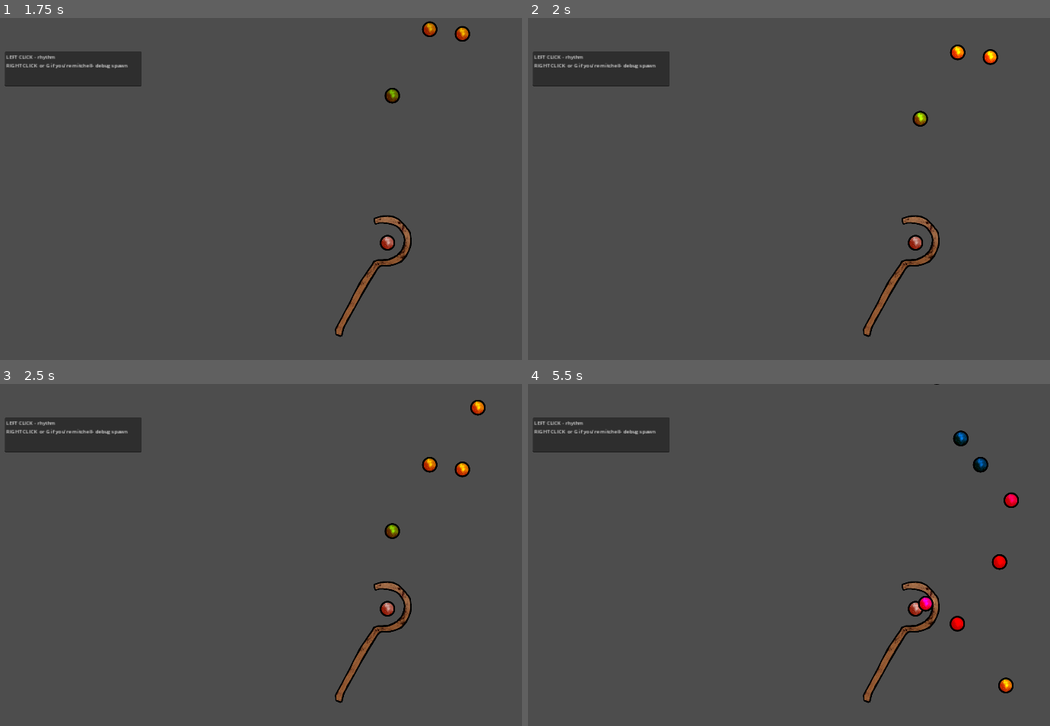
Above: before the commit, frames 1-4 (two rows, left to right).
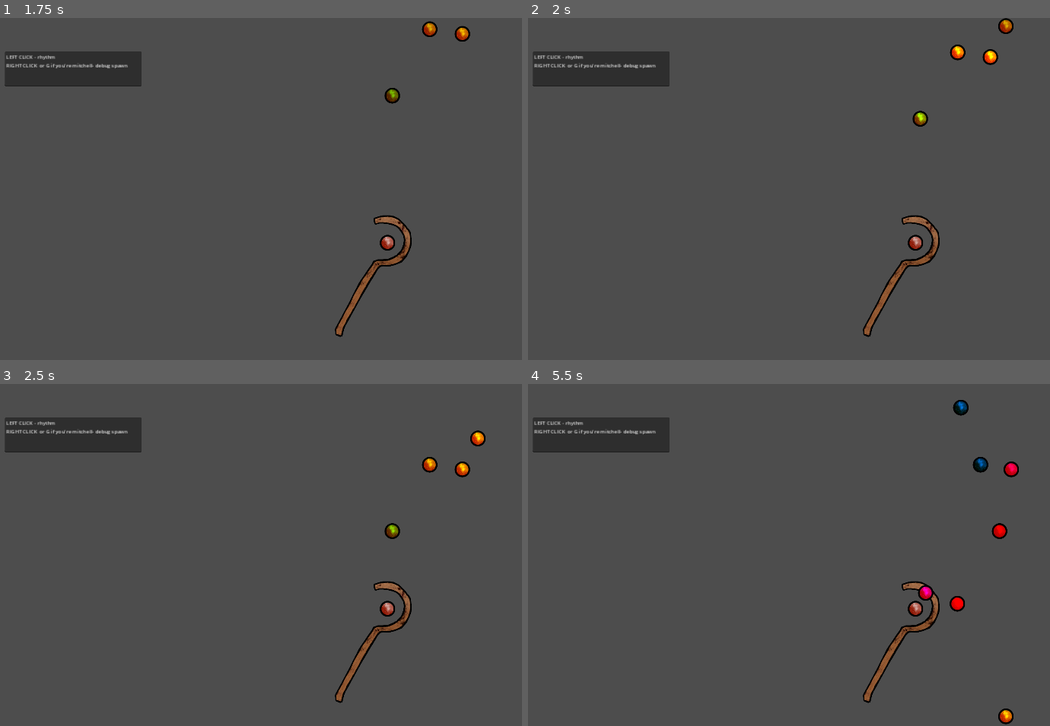
Above: after the commit, the same moments.

Repository: mhogle25/ld55-gonefishin
Game: Godot game, scene res://scenes/fishing_minigame_prototype.tscn
Two runs of this game, one before a commit and one after it. Both use one fixed random seed, a clock stepped at 60 frames per second and the inputs below.
Inputs (mouse positions are in pixels of both pictures, inside the frame that each line leads up to):
- Up to frame 1 (1.75 s): tap Enter at 0.5 s; move the mouse to (381, 171) at 0.52 s; click (381, 171) at 0.6 s; move the mouse to (125, 206) at 1.27 s; right-click (125, 206) at 1.35 s
- Up to frame 2 (2 s): no input
- Up to frame 3 (2.5 s): move the mouse to (307, 479) at 2.02 s; click (307, 479) at 2.1 s
- Up to frame 4 (5.5 s): move the mouse to (747, 623) at 2.77 s; right-click (747, 623) at 2.85 s; move the mouse to (961, 606) at 3.52 s; click (961, 606) at 3.6 s; move the mouse to (595, 503) at 4.27 s; right-click (595, 503) at 4.35 s; move the mouse to (804, 555) at 5.02 s; click (804, 555) at 5.1 s

Frame 1 is identical in both runs. In frame 2, 0.1% of the frame differs, in the area x 90-94%, y 0-5%; in frame 3, 0.2%; in frame 4, 1.3%, in the area x 74-95%, y 0-100%.

Commit message:
new particle texture
small adjustments

Diff:
--- a/assets/game_objects/note.tscn
+++ b/assets/game_objects/note.tscn
@@ -84,6 +84,15 @@
 "hit_feedback": SubResource("Animation_dnegp")
 }
 
+[sub_resource type="Gradient" id="Gradient_1oyxs"]
+offsets = PackedFloat32Array(0, 0.777518)
+colors = PackedColorArray(1, 1, 1, 1, 0, 0, 0, 0)
+
+[sub_resource type="GradientTexture2D" id="GradientTexture2D_lru72"]
+gradient = SubResource("Gradient_1oyxs")
+fill = 1
+fill_from = Vector2(0.5, 0.5)
+
 [node name="Note" type="Area2D"]
 collision_layer = 2
 collision_mask = 0
@@ -113,8 +122,11 @@
 
 [node name="ParticleSpawn" type="Marker2D" parent="."]
 script = ExtResource("3_0uofb")
-particle_texture = ExtResource("2_tj351")
+particle_texture = SubResource("GradientTexture2D_lru72")
+radius = 12
 
 [connection signal="hit" from="." to="." method="_on_hit"]
+[connection signal="free_note" from="ParticleSpawn" to="." method="_on_particle_spawn_free_note"]
 [connection signal="go_spawn" from="ParticleSpawn" to="ParticleSpawn" method="_on_go_spawn"]
+[connection signal="kill" from="ParticleSpawn" to="ParticleSpawn" method="_on_kill"]
 [connection signal="stop_spawn" from="ParticleSpawn" to="ParticleSpawn" method="_on_stop_spawn"]
--- a/scripts/ParticleEffectSpawn.gd
+++ b/scripts/ParticleEffectSpawn.gd
@@ -3,16 +3,18 @@
 @export var particle_texture : Texture
 signal go_spawn
 signal stop_spawn
+signal kill
+signal free_note
 var spawning : bool = false
 var particles_storage : Array
-var SPEED = 100.0
-var radius : int = 6
-var spawn_limit: int = 30
+@export var SPEED = 150.0
+@export var radius : int = 6
+@export var spawn_limit: int = 30
 var spawn_count: int = 0
 @export var spawn_margin : int = 20
 var spawn_timer = 0
 @export var spawn_rate : float = 0.05
-
+var should_kill : bool = false
 
 # Called when the node enters the scene tree for the first time.
 func _ready():
@@ -34,7 +36,8 @@
 		trans.origin = trans.origin - global_position
 		RenderingServer.canvas_item_set_transform(col[1], trans)
 
-
+	if should_kill:
+		kill_particles()
 
 
 func create_particles():
@@ -80,7 +83,7 @@
 	##Create rectangle to contain texture
 	var rect = Rect2()
 	rect.position = Vector2(-radius, -radius)
-	rect.size = particle_texture.get_size()/spawn_margin*radius
+	rect.size = Vector2(radius*2, radius*2)
 
 	rs.canvas_item_add_texture_rect(particle, rect, particle_texture)
 
@@ -97,6 +100,8 @@
 			PhysicsServer2D.free_rid(part[0])
 			RenderingServer.free_rid(part[1])
 			particles_storage.erase(part)
+	else:
+		free_note.emit()
 
 
 
@@ -106,3 +111,7 @@
 
 func _on_stop_spawn():
 	spawning = false # Replace with function body.
+
+
+func _on_kill():
+	should_kill = true # Replace with function body.
--- a/scripts/fishing_minigame_prototype.gd
+++ b/scripts/fishing_minigame_prototype.gd
@@ -2,7 +2,9 @@
 @onready var cursor = $cursor_beatbox
 var upperbound : int = Global.upperboundary ###pixel dependent, will change when target resolution is decided
 var lowerbound : int = Global.lowerboundary ###pixel dependent, will change when target resolution is decided
+@onready var spawn_timer := Timer.new()
 var num_note : int = 1
+
 var note = preload("res://assets/game_objects/note.tscn")
 signal hit_upperboundary
 signal hit_lowerboundary
@@ -17,13 +19,13 @@
 	#make the mouse disappear
 	Input.set_mouse_mode(Input.MOUSE_MODE_HIDDEN)
 	#Create Cooldown Rate for spawning notes at a given BPM
-	var spawn_timer := Timer.new()
-	spawn_timer.name = "NOTE_RATE"
 	spawn_timer.set_wait_time(float(1/Global.bpm_debug)) ###get from global variable assigned to each song in a dict, pull from current song , set to quarter notes by default (*2 for half notes, /2 for eighth notes if you're a maniac)
+
 	spawn_timer.one_shot = false
 	spawn_timer.autostart = true
 	add_child(spawn_timer)
 	spawn_timer.timeout.connect(spawn_timer_timeout)
+	spawn_timer.start()
 
 
 
@@ -64,4 +66,5 @@
 
 
 func spawn_timer_timeout():
+	spawn_timer.set_wait_time(float(1/Global.bpm_debug) / randi_range(1, 2) * randi_range(1,2))
 	spawn_note.emit()
--- a/scripts/note.gd
+++ b/scripts/note.gd
@@ -4,6 +4,7 @@
 @export var speed : float = 195 * Global.bpm_debug  ###sync to bpm, currently 60bpm by default or 1bps, multiply by (Global.somedict[song_title]["GetBPM"] / 60)
 @onready var animate = $AnimationPlayer
 signal hit
+signal be_free
 
 
 # Called when the node enters the scene tree for the first time.
@@ -20,7 +21,7 @@
 func _process(delta):
 	self.position.y += delta * speed ###most basic of sliding movement lol
 	if self.position.y >= 1500: ###idunno thats probably off the screen
-		self.queue_free()
+		queue_free()
 
 
 func _on_hit():
@@ -37,4 +38,12 @@
 
 
 func kill_timer_timeout():
-	self.queue_free()
+	$ParticleSpawn.kill.emit()
+
+
+
+
+
+
+func _on_particle_spawn_free_note():
+	queue_free()
Not shown: 1 places in assets/game_objects/note.tscn that only renumber resources
